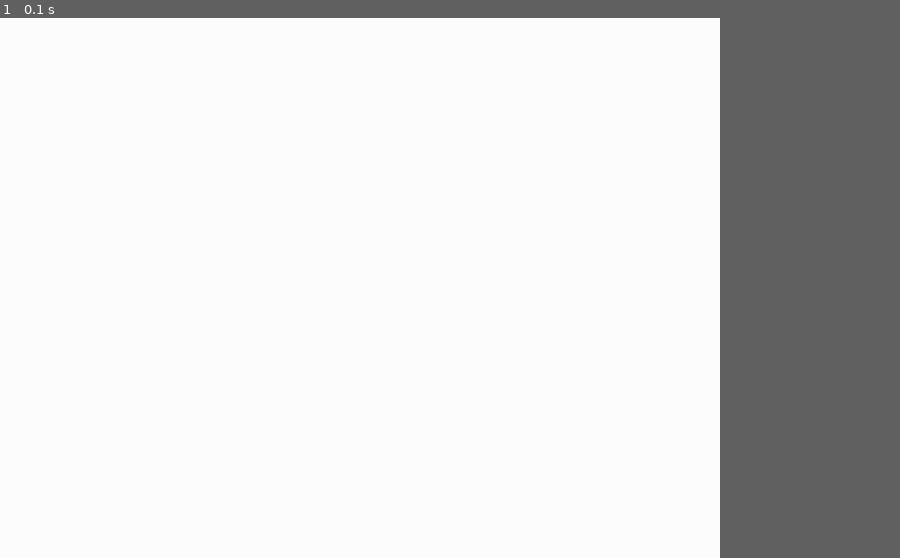
Above: before the commit, frame 1.
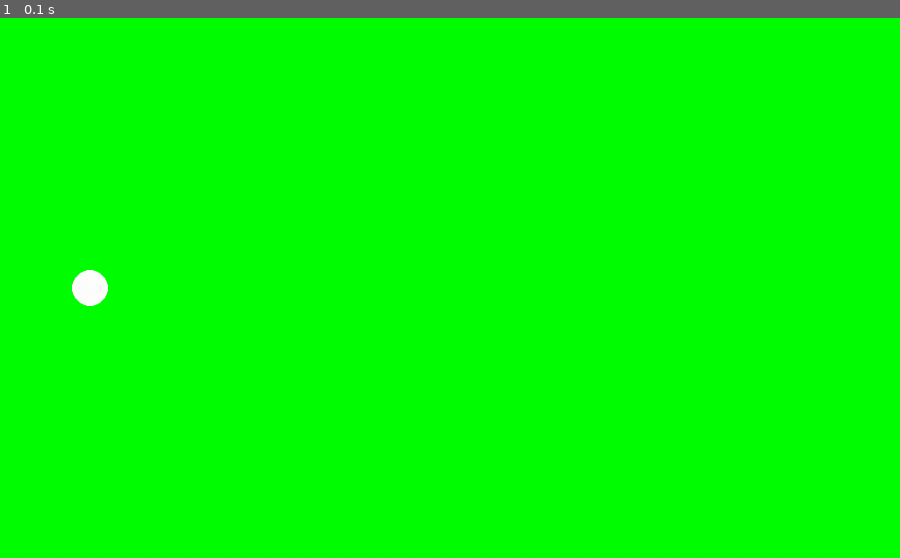
Above: after the commit, the same moment.

Repository: guilherme-hl1ma/Projeto_Sinuca_Pygame
Game: pygame game, started from jogo.py
The game is run twice, just before and just after one commit, with the same random seed, the same clock (stepped at 60 frames per second) and the same inputs.
Inputs:
- Up to frame 1 (0.1 s): no input
In our replay, the window is 720x540 before the commit and 900x540 after it. These sizes can differ from the game's own. Grey fills any space a smaller window leaves; there, only what the larger window draws over its background counts as a difference.

The runs differ from the first frame. In frame 1, 80% of the frame differs, in the area x 0-80%, y 0-100%.

Commit message:
Tentativa de implementar a velocidade

Diff:
--- a/jogo.py
+++ b/jogo.py
@@ -5,19 +5,50 @@
 pygame.init()
 
 # Configurações da janela
-largura = 800
+largura = 1000
 altura = 600
 tela = pygame.display.set_mode((largura, altura))
-pygame.display.set_caption('Meu Jogo')
+pygame.display.set_caption('Sinuca')
+espessura = 5
+VELOCIDADE = 0.1
+velx = VELOCIDADE
 
+
+x = 100
+y = 300
+RAIO = 20
 # Variáveis de cores
 PRETO = (0, 0, 0)
 BRANCO = (255, 255, 255)
+VERDE = (0,255,0)
+
+def balls (x, y, RAIO, BRANCO):
+    bola_name = pygame.draw.circle(tela, BRANCO, (x, y), RAIO )
+    return bola_name
+
+def movimento_bola(VELOCIDADE,x, y, RAIO, BRANCO,velx):
+    x = x + velx  # codigo que faz o objeto andar para frente e tras
+
+    if x + RAIO > 990:  # para não passar da borda da tela
+        velx = -VELOCIDADE  # para não passar da borda da tela
+    if x - RAIO < 0:  # para não passar da borda da tela
+        velx = VELOCIDADE  # para não passar da borda da tela
+
+    bola_name = pygame.draw.circle(tela, BRANCO, (x, y), RAIO)
+    return bola_name
+
+
+
+#Bolas da sinuca
+
 
 # Loop principal do jogo
 rodando = True
+
 while rodando:
     # Lidando com eventos
+
+
     for evento in pygame.event.get():
         if evento.type == QUIT:
             rodando = False
@@ -25,10 +56,14 @@
     # Lógica do jogo
 
     # Atualização da tela
-    tela.fill(BRANCO)
+    tela.fill(VERDE)
     # Desenhe outros objetos, personagens, etc. aqui
+    bola_branca = balls(x,y,RAIO,BRANCO)
+    move = movimento_bola(VELOCIDADE,x, y, RAIO, BRANCO,velx)
+
 
     pygame.display.flip()
 
+
 # Encerramento do Pygame
 pygame.quit()
